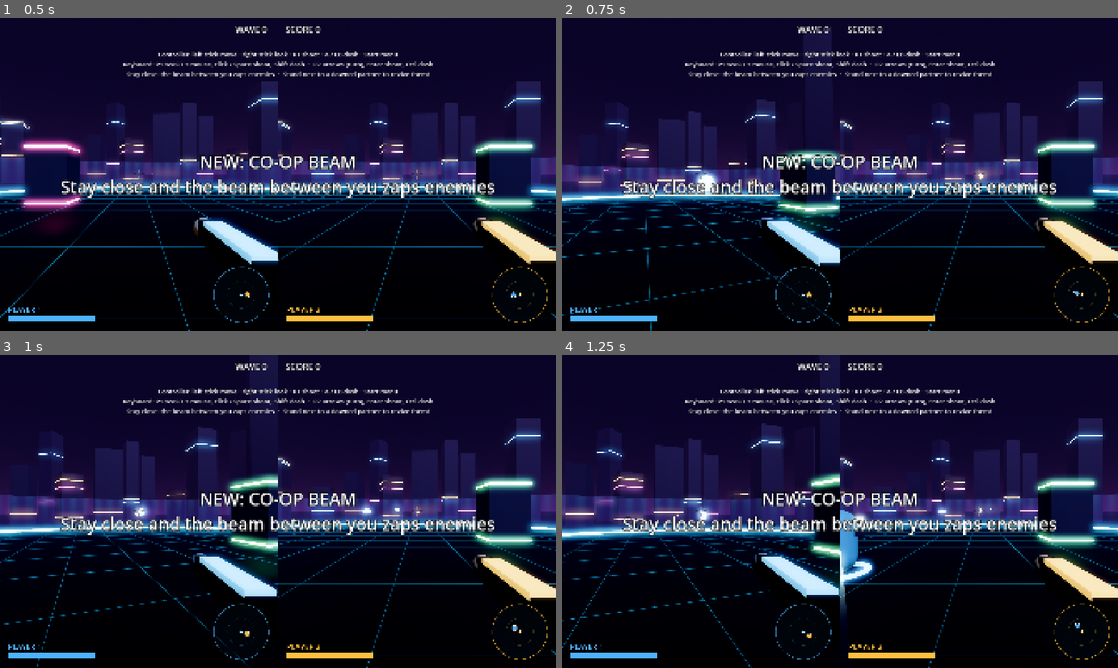
Above: before the commit, frames 1-4 (two rows, left to right).
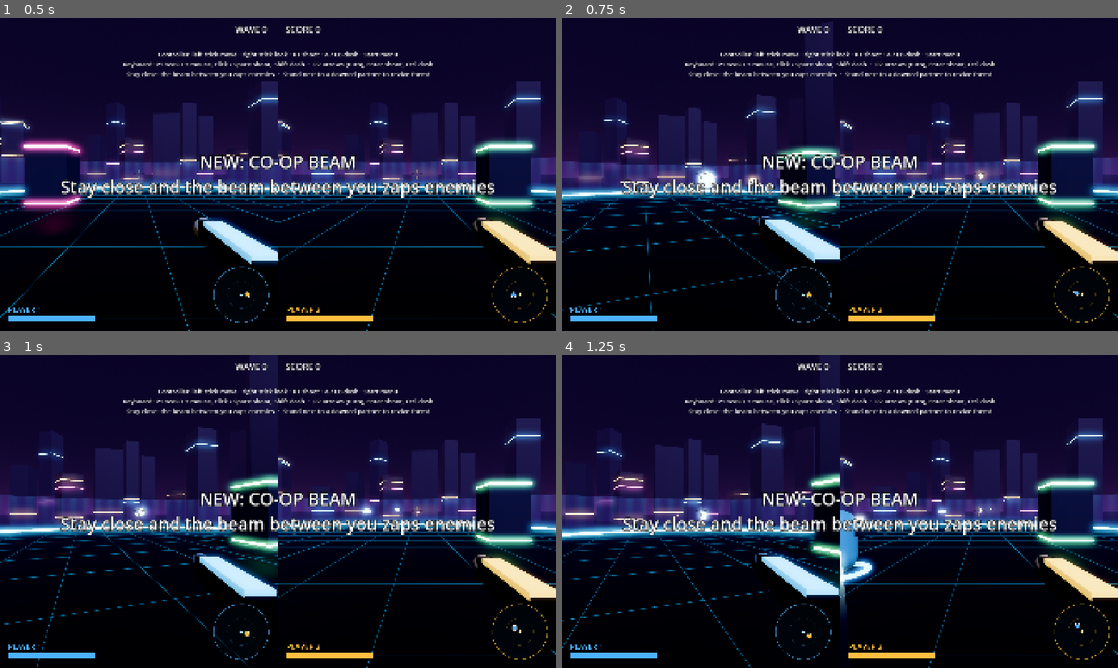
Above: after the commit, the same moments.

Repository: SimonBiggs/claude-code-steam-frame-coop
Game: Godot game, scene res://main.tscn
Two runs of this game, one before a commit and one after it. Both use one fixed random seed, a clock stepped at 60 frames per second and the inputs below.
Inputs (mouse positions are in pixels of both pictures, inside the frame that each line leads up to):
- Up to frame 1 (0.5 s): no input
- Up to frame 2 (0.75 s): tap Enter at 0.5 s; move the mouse to (867, 174) at 0.52 s; hold W from 0.53 s (still down); hold Enter from 0.53 s (still down); click (867, 174) at 0.67 s
- Up to frame 3 (1 s): keep holding W; keep holding Enter; tap Space at 0.77 s
- Up to frame 4 (1.25 s): keep holding W; keep holding Enter; tap Space at 1.07 s

Frame 1 is identical in both runs. In frame 2, 6.0% of the frame differs, in the area x 0-50%, y 1-100%; in frame 3, nothing differs; in frame 4, nothing differs.

Commit message:
Much gentler camera kick when shooting (Simon's request)
Co-Authored-By: Claude Opus 5.5 <noreply@anthropic.com>

Diff:
--- a/scripts/player.gd
+++ b/scripts/player.gd
@@ -378,11 +378,11 @@
 	var eye := EYE_HEIGHT if not is_down else 0.45
 	var bob := sin(bob_t) * 0.05 if not is_down else 0.0
 	camera.global_position = global_position + Vector3(0, eye + bob, 0)
-	camera.rotation = Vector3(pitch + recoil * 0.04 + randf_range(-1, 1) * shake * 0.02,
+	camera.rotation = Vector3(pitch + recoil * 0.008 + randf_range(-1, 1) * shake * 0.02,
 		yaw + randf_range(-1, 1) * shake * 0.02, 0.35 if is_down else 0.0)
 	if gun:
 		gun.visible = not is_down
-		gun.position = Vector3(0.2 + cos(bob_t * 0.5) * 0.006, -0.17 + absf(sin(bob_t * 0.5)) * 0.008, -0.42 + recoil * 0.035)
+		gun.position = Vector3(0.2 + cos(bob_t * 0.5) * 0.006, -0.17 + absf(sin(bob_t * 0.5)) * 0.008, -0.42 + recoil * 0.015)
 
 
 func _shoot() -> void:
